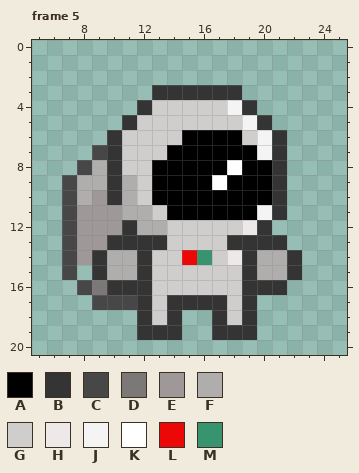
Pixel-art file -- Assets/Personajes/Astronauta/Astronauta saltando.ase. That is the earlier state.
32x32 pixels, 5 frames. Colours within 5 levels of each other are drawn and written as one. Shown: frame 5: x 5..25, y 0..20. The commit also changed other frames, which this record leaves out.
Palette (. is transparent): A #000000  B #353434  C #484747  D #7d7878  E #9e9898  F #b0adad  G #d0cdcd  H #ede9e9  J #f4f4f4  K #ffffff  L #ed0808  M #37946e
New version:
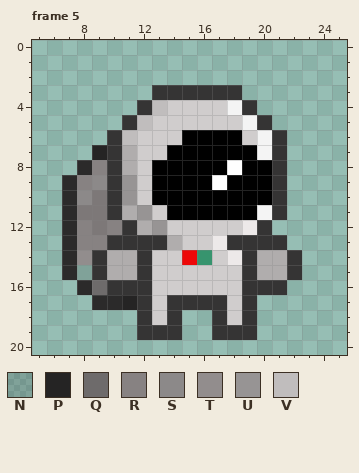
Colours new in this view: N #00000026  P #252424  Q #6e6b6b  R #878282  S #8c8989  T #928d8d  U #979494  V #c0bdbd
Difference:
colour C: #484747 -> #2b2a2a
Changed rows in their new state; - is a pixel that keeps its letter.
Frame 5, layers "Casco", "Mochila":
first column x 8:
 4 -----V----
 5 ----V-----
 6 ---V------
 7 -P-F------
 8 -R-F------
 9 RS-U------
10 SD-U------
11 DDB-U-----
12 RDR--U----
13 RR----F--H
14 T---------
15 N---------
16 -Q--------
17 ---P------
